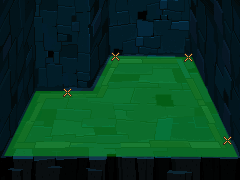
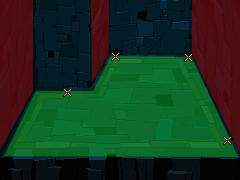
Layers edited between the first and the second 240 x 180 image:
added group "Walls" with 3 layers in group "Areas" over [0, 0, 240, 153]
added layer "Left 1" (30%) in group "Walls" over [0, 0, 33, 150]
added layer "Left 2" (30%) in group "Walls" over [91, 0, 109, 83]
added layer "Right" (30%) in group "Walls" over [192, 0, 240, 153]
